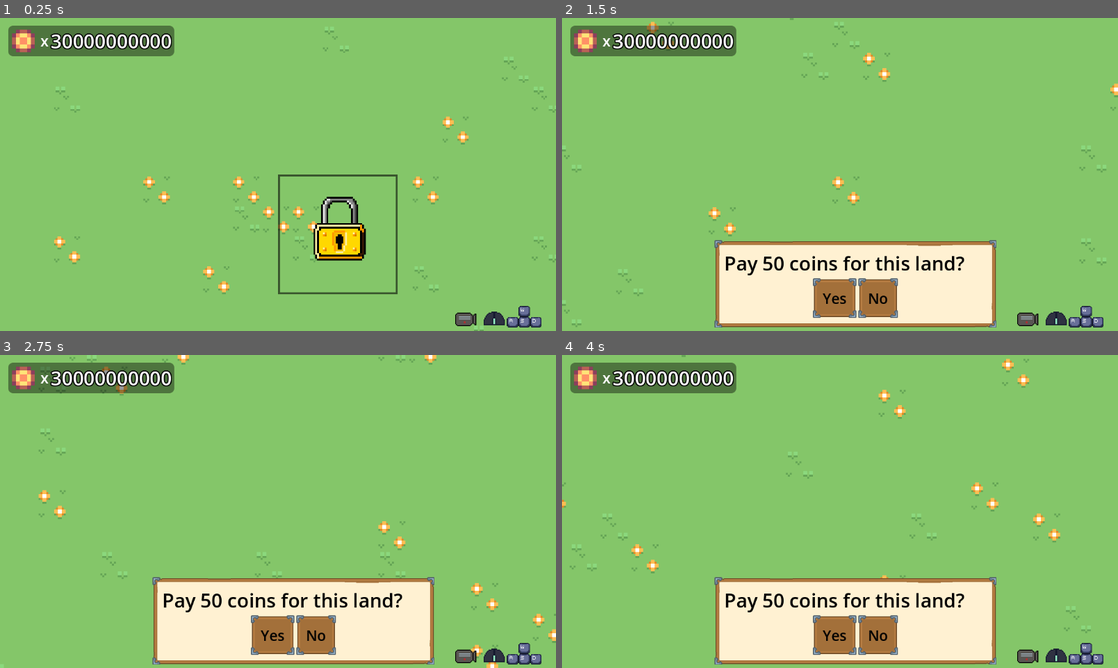
Above: before the commit, frames 1-4 (two rows, left to right).
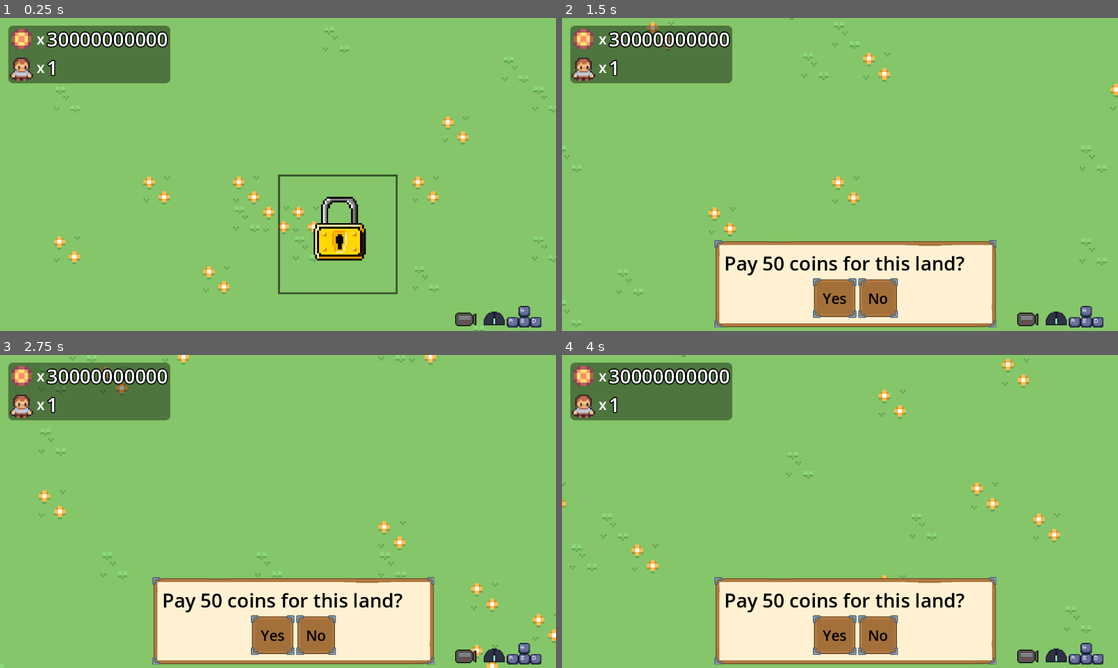
Above: after the commit, the same moments.

Repository: AyaPK/GWJ79-Land-Lord
Game: Godot game, scene res://scenes/main.tscn
Two runs of this game, one before a commit and one after it. Both use one fixed random seed, a clock stepped at 60 frames per second and the inputs below.
Inputs (mouse positions are in pixels of both pictures, inside the frame that each line leads up to):
- Up to frame 1 (0.25 s): no input
- Up to frame 2 (1.5 s): move the mouse to (901, 237) at 0.52 s; hold D (move_right) 0.53-1.28 s; click (901, 237) at 0.6 s; move the mouse to (728, 190) at 1.27 s; hold S (move_down) from 1.28 s (still down); click (728, 190) at 1.35 s
- Up to frame 3 (2.75 s): move the mouse to (333, 442) at 2.02 s; release S (move_down) at 2.03 s; hold D (move_right) from 2.03 s (still down); click (333, 442) at 2.1 s
- Up to frame 4 (4 s): move the mouse to (812, 574) at 2.77 s; release D (move_right) at 2.78 s; hold W (move_up) 2.78-3.53 s; click (812, 574) at 2.85 s; move the mouse to (1006, 558) at 3.52 s; hold A (move_left) from 3.53 s (still down); click (1006, 558) at 3.6 s

The runs differ from the first frame. In frame 1, 3.8% of the frame differs, in the area x 1-32%, y 2-21%; in frame 2, 3.8%; in frame 3, 3.8%; in frame 4, 3.8%.

Commit message:
Add lake icons

Diff:
--- a/globals/buyables.gd
+++ b/globals/buyables.gd
@@ -12,7 +12,7 @@
 		"path": "res://scenes/plots/lake_plot.tscn",
 		"available": false,
 		"cost": 25,
-		"icon": "res://art/plot_icons/castle.png",
+		"icon": "res://art/plot_icons/lake.png",
 		"description": "Provides water to nearby areas"
 	}
 }
--- a/scenes/plots/lake_plot.tscn
+++ b/scenes/plots/lake_plot.tscn
@@ -507,10 +507,12 @@
 metadata/_edit_use_anchors_ = true
 
 [node name="MouseDetect" type="CollisionShape2D" parent="."]
+visible = false
 position = Vector2(32, 32)
 shape = SubResource("RectangleShape2D_syd1t")
 
 [node name="HoverRect" type="ColorRect" parent="."]
+visible = false
 offset_right = 64.0
 offset_bottom = 64.0
 color = Color(0.467926, 0.493956, 0.08015, 0.494118)
--- a/scenes/popups/store_panel.tscn
+++ b/scenes/popups/store_panel.tscn
@@ -31,6 +31,7 @@
 layout_mode = 2
 
 [node name="details" type="VBoxContainer" parent="HBoxContainer"]
+custom_minimum_size = Vector2(100, 100)
 layout_mode = 2
 
 [node name="ItemName" type="Label" parent="HBoxContainer/details"]
@@ -41,6 +42,7 @@
 layout_mode = 2
 
 [node name="Desc" type="Label" parent="HBoxContainer/details"]
+custom_minimum_size = Vector2(400, 0)
 layout_mode = 2
 
 [node name="buy_button" type="Button" parent="HBoxContainer" groups=["store_scenes"]]
--- a/scenes/popups/store_popup.tscn
+++ b/scenes/popups/store_popup.tscn
@@ -11,6 +11,8 @@
 texture_margin_bottom = 20.0
 
 [node name="StorePopup" type="PanelContainer" groups=["store_scenes"]]
+z_index = 3
+z_as_relative = false
 offset_left = 256.0
 offset_top = 26.0
 offset_right = 863.0
--- a/scenes/ui.tscn
+++ b/scenes/ui.tscn
@@ -1,7 +1,8 @@
-[gd_scene load_steps=7 format=3 uid="uid://ceqtybdnokvnc"]
+[gd_scene load_steps=8 format=3 uid="uid://ceqtybdnokvnc"]
 
 [ext_resource type="Script" uid="uid://dymt5knkf0js5" path="res://scripts/ui.gd" id="1_nt7q6"]
 [ext_resource type="Texture2D" uid="uid://ffongc5ll3hd" path="res://art/coin.png" id="2_x4jx1"]
+[ext_resource type="Texture2D" uid="uid://dna1gtsf3oy5o" path="res://art/popicon.png" id="3_8dubc"]
 [ext_resource type="Texture2D" uid="uid://ldlltf7gb5rh" path="res://art/middlemouse.png" id="3_gdt2y"]
 [ext_resource type="Texture2D" uid="uid://dm8byg3l3gwb" path="res://art/camera.png" id="4_wm3ai"]
 [ext_resource type="Texture2D" uid="uid://y2pop2fk618e" path="res://art/wasd.png" id="5_wm3ai"]
@@ -13,11 +14,14 @@
 corner_radius_bottom_right = 10
 corner_radius_bottom_left = 10
 expand_margin_right = 5.0
+expand_margin_bottom = 5.0
 
 [node name="UI" type="CanvasLayer"]
 script = ExtResource("1_nt7q6")
 
 [node name="HBoxContainer" type="PanelContainer" parent="."]
+z_index = -1
+z_as_relative = false
 offset_left = 17.0
 offset_top = 16.0
 offset_right = 151.0
@@ -26,20 +30,43 @@
 size_flags_vertical = 3
 theme_override_styles/panel = SubResource("StyleBoxFlat_x4jx1")
 
-[node name="HBoxContainer" type="HBoxContainer" parent="HBoxContainer"]
+[node name="VBoxContainer" type="VBoxContainer" parent="HBoxContainer"]
 layout_mode = 2
 
-[node name="TextureRect" type="TextureRect" parent="HBoxContainer/HBoxContainer"]
+[node name="coins" type="HBoxContainer" parent="HBoxContainer/VBoxContainer"]
+layout_mode = 2
+
+[node name="TextureRect" type="TextureRect" parent="HBoxContainer/VBoxContainer/coins"]
 layout_mode = 2
 texture = ExtResource("2_x4jx1")
 expand_mode = 2
 
-[node name="x" type="Label" parent="HBoxContainer/HBoxContainer"]
+[node name="x" type="Label" parent="HBoxContainer/VBoxContainer/coins"]
 layout_mode = 2
 theme_override_font_sizes/font_size = 30
 text = "x"
 
-[node name="CoinAmount" type="Label" parent="HBoxContainer/HBoxContainer"]
+[node name="CoinAmount" type="Label" parent="HBoxContainer/VBoxContainer/coins"]
+layout_mode = 2
+theme_override_colors/font_outline_color = Color(0, 0, 0, 1)
+theme_override_constants/outline_size = 8
+theme_override_font_sizes/font_size = 40
+text = "99"
+
+[node name="population" type="HBoxContainer" parent="HBoxContainer/VBoxContainer"]
+layout_mode = 2
+
+[node name="TextureRect" type="TextureRect" parent="HBoxContainer/VBoxContainer/population"]
+layout_mode = 2
+texture = ExtResource("3_8dubc")
+expand_mode = 2
+
+[node name="x" type="Label" parent="HBoxContainer/VBoxContainer/population"]
+layout_mode = 2
+theme_override_font_sizes/font_size = 30
+text = "x"
+
+[node name="PopAmount" type="Label" parent="HBoxContainer/VBoxContainer/population"]
 layout_mode = 2
 theme_override_colors/font_outline_color = Color(0, 0, 0, 1)
 theme_override_constants/outline_size = 8
--- a/scripts/ui.gd
+++ b/scripts/ui.gd
@@ -1,4 +1,5 @@
 extends CanvasLayer
 
 func _process(_delta: float) -> void:
-	$HBoxContainer/HBoxContainer/CoinAmount.text = str(Globals.money)
+	$HBoxContainer/VBoxContainer/coins/CoinAmount.text = str(Globals.money)
+	$HBoxContainer/VBoxContainer/population/PopAmount.text = str(Globals.population)
Binary file added: art/plot_icons/lake.png
Not shown, added: art/plot_icons/lake.png.import
Binary file added: art/popicon.png
Not shown, added: art/popicon.png.import
